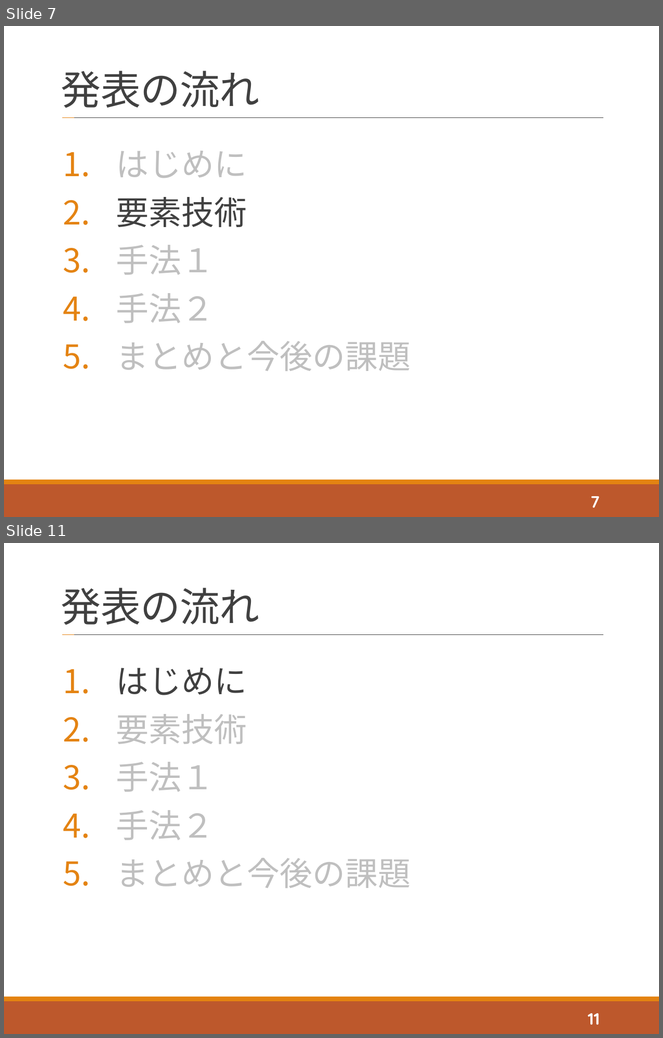
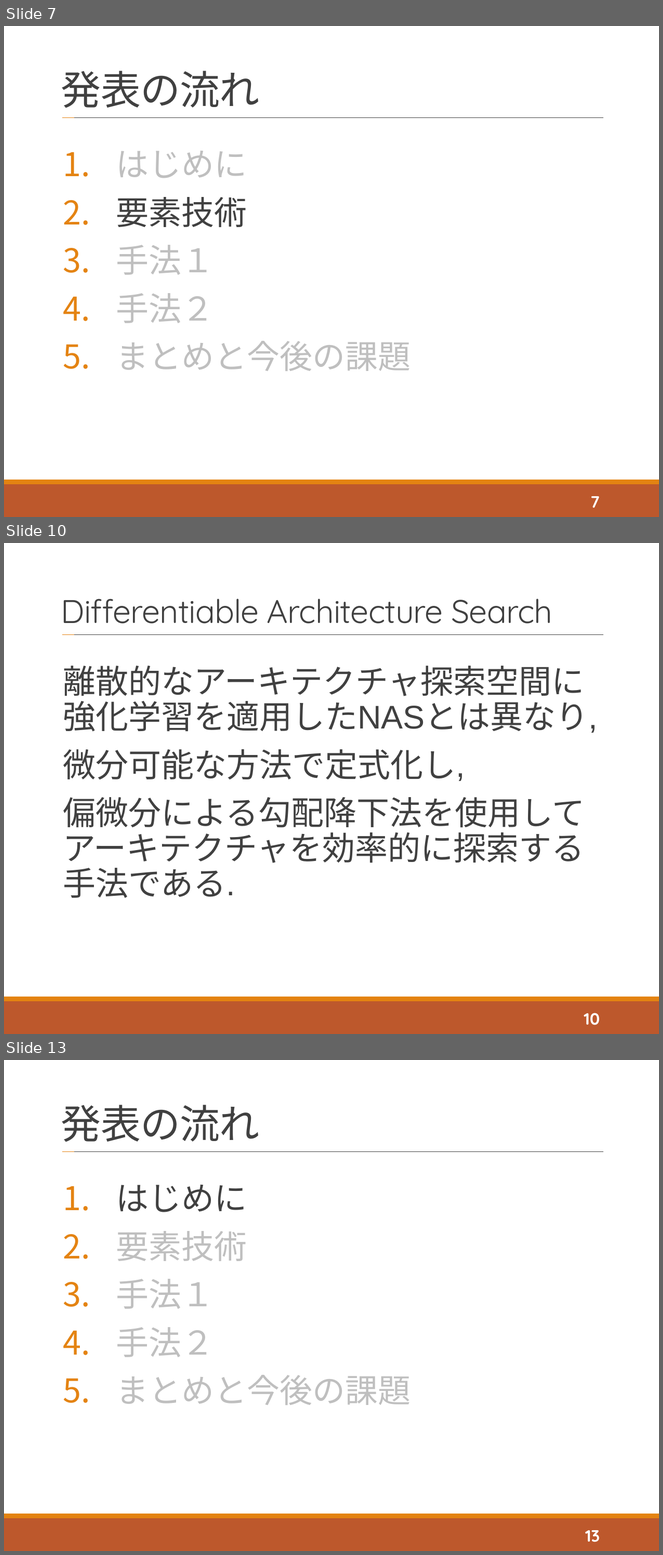
Before and after one commit to tatsuya-sugiyama/WeeklyReport, a slide deck: report/2020後期/2020_2nd_sugiyama.pptx. Shown one above the other, each under a label of ours: slides 7 and 11 before the commit, slides 7, 10 and 13 after it; the slides between them are not shown. The pictures are 663x1038 and 663x1555 pixels, drawn with LibreOffice and Linux fonts; fonts in the diff are those of the drawing. Boxes give left, top, right and bottom in pixels: in the first picture for what was removed or moved away, otherwise in the second. Text is boxed around its words. In the diff, an @@ line names an element or a change of style, - is before the commit and + after.

```diff
--- a/report/2020後期/2020_2nd_sugiyama.pptx
+++ b/report/2020後期/2020_2nd_sugiyama.pptx
@@ slide 10 added at box(4, 543, 659, 1034), background #FFFFFF; not listed: 4 template elements that a slide beside it also shows @@
@@ title added at box(61, 599, 553, 624), 36 pt, text #404040 @@
+Differentiable Architecture Search
@@ text added at box(63, 666, 598, 898), 36 pt, text #404040 @@
+離散的なアーキテクチャ探索空間に強化学習を適用したNASとは異なり,
+微分可能な方法で定式化し,
+偏微分による勾配降下法を使用してアーキテクチャを効率的に探索する手法である.
@@ page number added at box(584, 1013, 600, 1026), 18 pt, text #FFFFFF, bold @@
+10
@@ what was slide 11 is now slide 13 @@
@@ page number at box(585, 1531, 600, 1543): text changed @@
-11
+13
```
Also in this commit, not shown: 3 slides changed, 1 other slide added, 2 other files.
